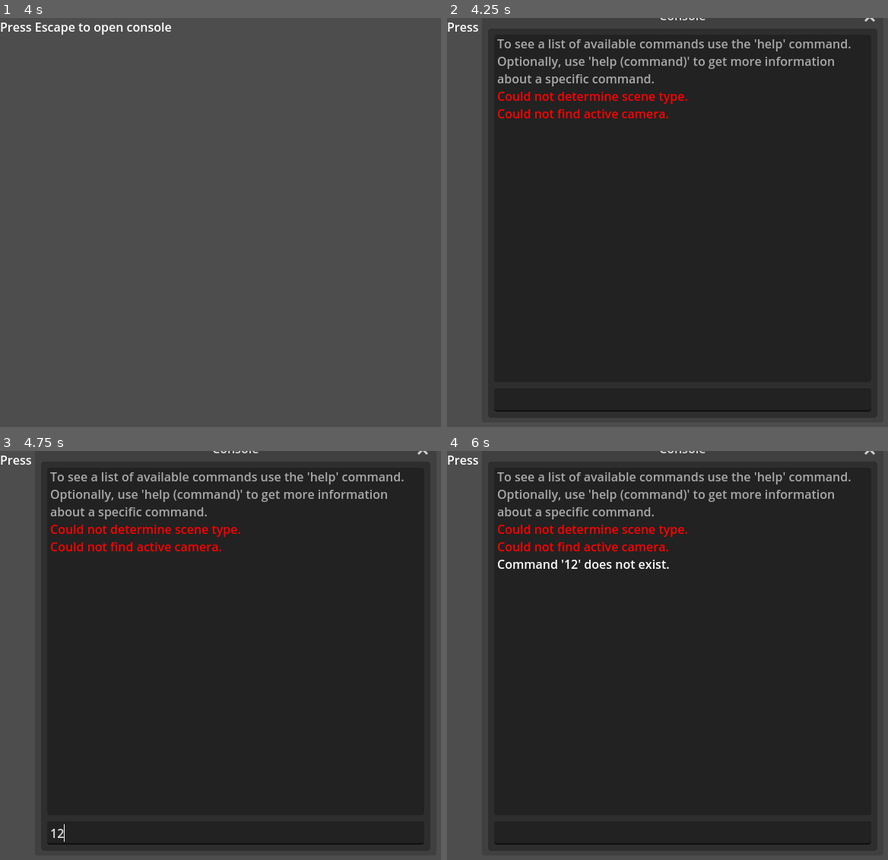
Above: before the commit, frames 1-4 (two rows, left to right).
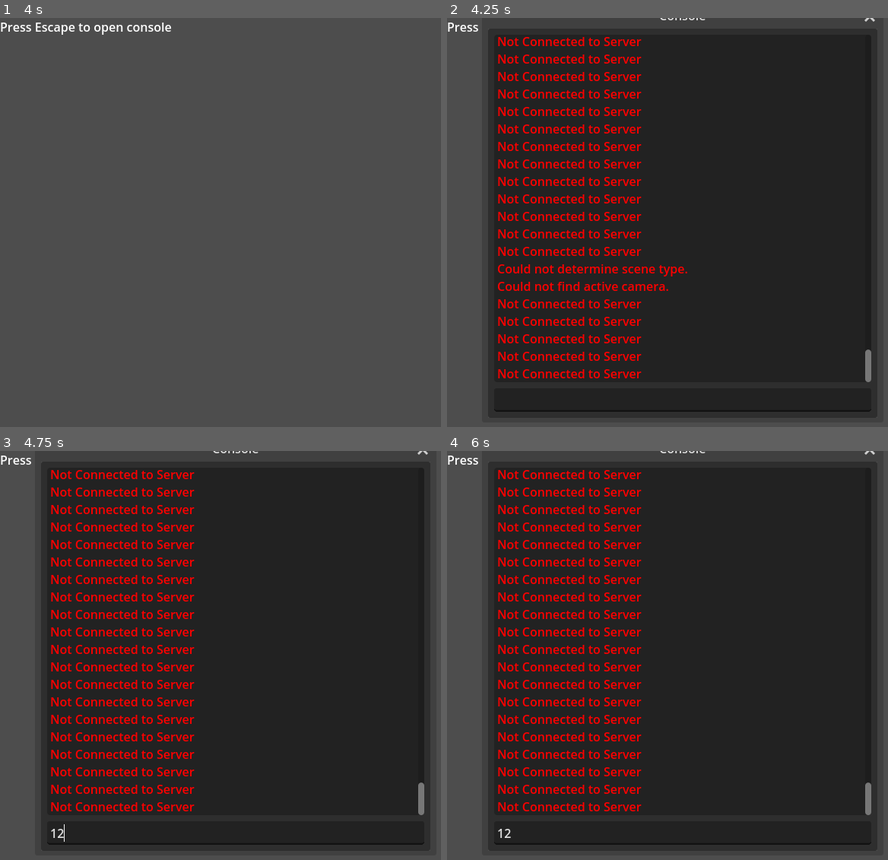
Above: after the commit, the same moments.

Repository: The64thGamer/F-Deem
Game: Godot game, scene res://Scenes/Server.tscn
Two runs of this game, one before a commit and one after it. Both use one fixed random seed, a clock stepped at 60 frames per second and the inputs below.
Inputs (mouse positions are in pixels of both pictures, inside the frame that each line leads up to):
- Up to frame 1 (4 s): tap Enter at 0.5, 0.6, 2, 2.1, 3.5, 3.6 s; move the mouse to (339, 202) at 0.52 s; hold Up 0.53-1.25 s; click (339, 202) at 0.67 s; tap Space at 1.25, 2.75 s; drag from (141, 242) to (211, 304) at 1.27 s; move the mouse to (282, 132) at 2.02 s; hold Up 2.03-2.75 s; drag from (211, 304) to (92, 161) at 2.77 s; move the mouse to (379, 283) at 3.52 s; hold Down from 3.53 s (still down)
- Up to frame 2 (4.25 s): keep holding Down; tap Escape (Console) at 4.15 s
- Up to frame 3 (4.75 s): release Down at 4.25 s; click (233, 831) at 4.27 s; type "12" at 4.35 s
- Up to frame 4 (6 s): tap Space at 5 s; drag from (539, 594) to (610, 553) at 5.02 s; move the mouse to (707, 655) at 5.77 s; hold Down from 5.78 s (still down); tap Enter at 5.85 s; click (707, 655) at 5.92 s

Frame 1 is identical in both runs. In frame 2, 8.7% of the frame differs, in the area x 11-97%, y 4-90%; in frame 3, 8.5%; in frame 4, 8.8%, in the area x 11-97%, y 4-95%.

Commit message:
More parsing of pinging players

Diff:
--- a/Scripts/Client.gd
+++ b/Scripts/Client.gd
@@ -16,15 +16,27 @@
 
 #Objects
 var peer = null
+var disconnectTimer = 5
 
 func _ready():
 	multiplayer.connected_to_server.connect(connected_to_server)
 	multiplayer.connection_failed.connect(connection_failed)
 
 func _process(delta: float) -> void:
-	serverVariables["serverUptime"] += delta
+	if checkOnline():
+		serverVariables["serverUptime"] += delta
+		if playerInfo.has(multiplayer.get_unique_id()) && playerInfo[multiplayer.get_unique_id()]["permissions"] == "pingas":
+			disconnectTimer -= delta
+			if disconnectTimer <= 0:
+				disconnect_from_server()
+
 
 #region Connecting
+
+func disconnect_from_server():
+	peer = null
+	disconnectTimer = 5
+	Console.output_text("Disconnected from server")
 
 func setMode(modeSet: String = "server") -> void:
 	if modeSet.to_lower() == "client":
@@ -41,6 +53,15 @@
 func join(setaddress: String = address) -> void:
 	address = setaddress;
 	Console.output_text("Joining '" + address + "'")
+	peer = ENetMultiplayerPeer.new()
+	peer.create_client(address,port)
+	peer.get_host().compress(ENetConnection.COMPRESS_RANGE_CODER)
+	multiplayer.set_multiplayer_peer(peer)
+	request_membership.rpc()
+
+func ping(setaddress: String = address) -> void:
+	address = setaddress;
+	Console.output_text("Pinging '" + address + "'")
 	peer = ENetMultiplayerPeer.new()
 	peer.create_client(address,port)
 	peer.get_host().compress(ENetConnection.COMPRESS_RANGE_CODER)
@@ -166,4 +187,8 @@
 func place_piece(piece:Dictionary,mapX:int,mapY:int,mapZ:int,mapW:int) -> void:
 	pass
 
+@rpc("any_peer","reliable","call_local")
+func request_membership(playerName:String) -> void:
+	pass
+
 #endregion
--- a/Scripts/Server.gd
+++ b/Scripts/Server.gd
@@ -73,12 +73,16 @@
 func join(setaddress: String) -> void:
 	Console.output_error("Currently in Server Mode, use 'setMode client' and then join.")
 
+func ping(setaddress: String) -> void:
+	Console.output_error("Currently in Server Mode, use 'setMode client' and then ping.")
+
+
 func peer_connected(id):
 	set_server_variable("totalConnections", serverVariables["totalConnections"] + 1,true)
 	setPlayerInfo(id,"id",id)
 	setPlayerInfo(id,"name","Guest " + str(serverVariables["totalConnections"]))
-	setPlayerInfo(id,"permissions","player")
-	server_send_message.rpc("Player Joined '" + str(id) + "'")
+	setPlayerInfo(id,"permissions","pingas")
+	Console.output_text("Server is being pinged by '" + str(id) + "'")
 	for key in serverVariables:
 		server_update_server_variable.rpc_id(id,key,serverVariables[key])
 	for playerID in playerInfo:
@@ -123,6 +127,14 @@
 	if playerInfo[id].has("name"):
 		server_send_message.rpc("'" + playerInfo[id]["name"] + "' changed name to '" + playerName + "'")
 		setPlayerInfo(id,"name",playerName)
+
+@rpc("any_peer","reliable","call_local")
+func request_membership(playerName:String) -> void:
+	var id = multiplayer.get_remote_sender_id()
+	if check_player_permissions(id,"pingas"):
+		setPlayerInfo(id,"permissions","member")
+		if playerInfo[id].has("name"):
+			server_send_message.rpc("'" + playerInfo[id]["name"] + "' joined the game.")
 
 @rpc("any_peer","reliable","call_local")
 func place_piece(piece:Dictionary,mapX:int,mapY:int,mapZ:int,mapW:int) -> void:
